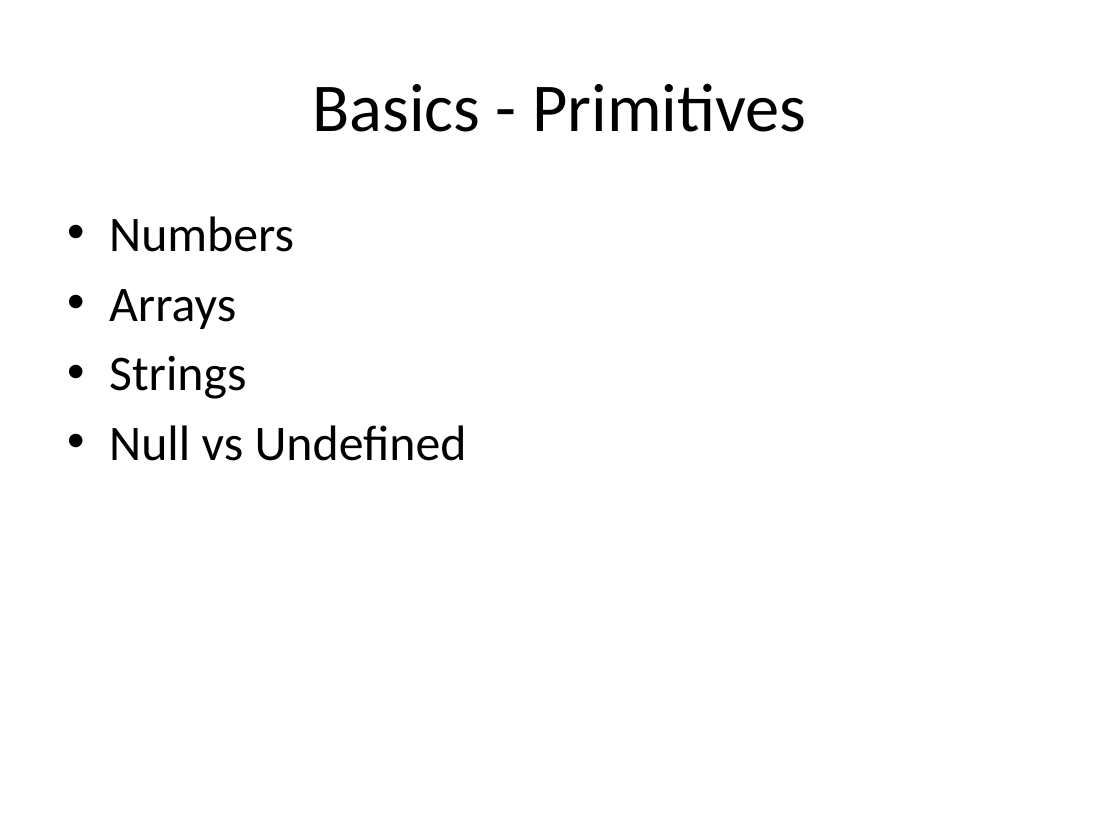
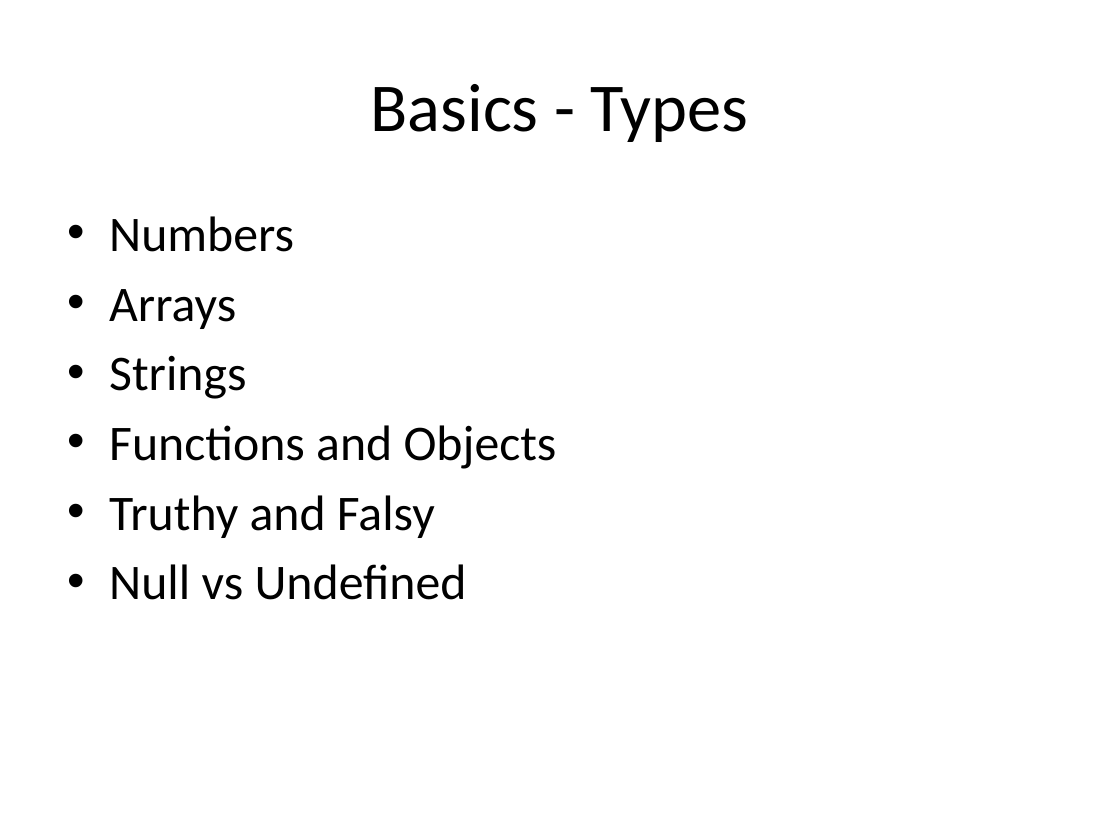
Before and after one commit to dejanvasic85/js-presentation, a slide deck: slide 4 of Fundamentals/Fundamentals-Presentation.pptx. Drawn at 1120x840 pixels with LibreOffice and Linux fonts; fonts in the diff are those of the drawing. Boxes give left, top, right and bottom in pixels: in the first picture for what was removed or moved away, otherwise in the second. Text is boxed around its words. In the diff, an @@ line names an element or a change of style, - is before the commit and + after.

```diff
--- a/Fundamentals/Fundamentals-Presentation.pptx
+++ b/Fundamentals/Fundamentals-Presentation.pptx
@@ title at bbox=[371, 84, 749, 142]: text changed @@
-Basics - Primitives
+Basics - Types
@@ text at bbox=[109, 425, 557, 538]: paragraphs added @@
+• Functions and Objects
+• Truthy and Falsy
```
Also in this commit, not shown: 1 other slide changed, 2 slides removed, 6 other files.
